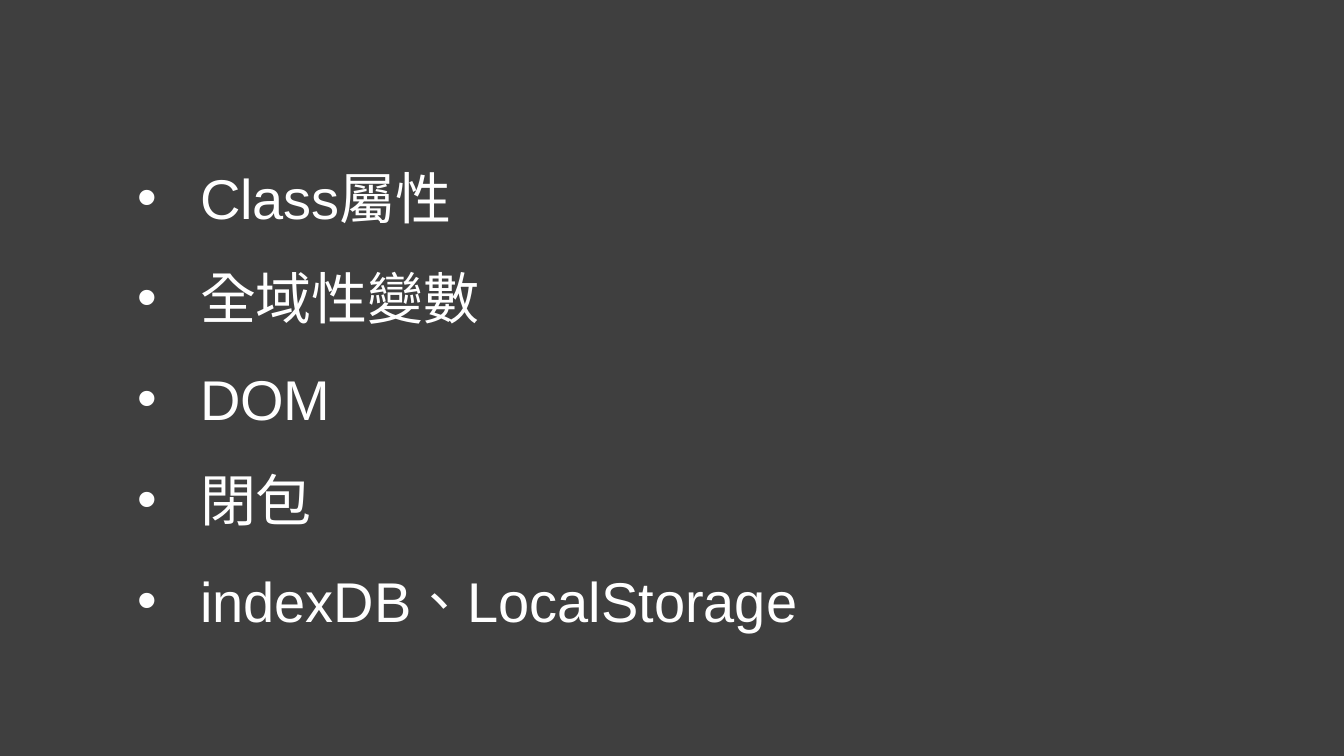
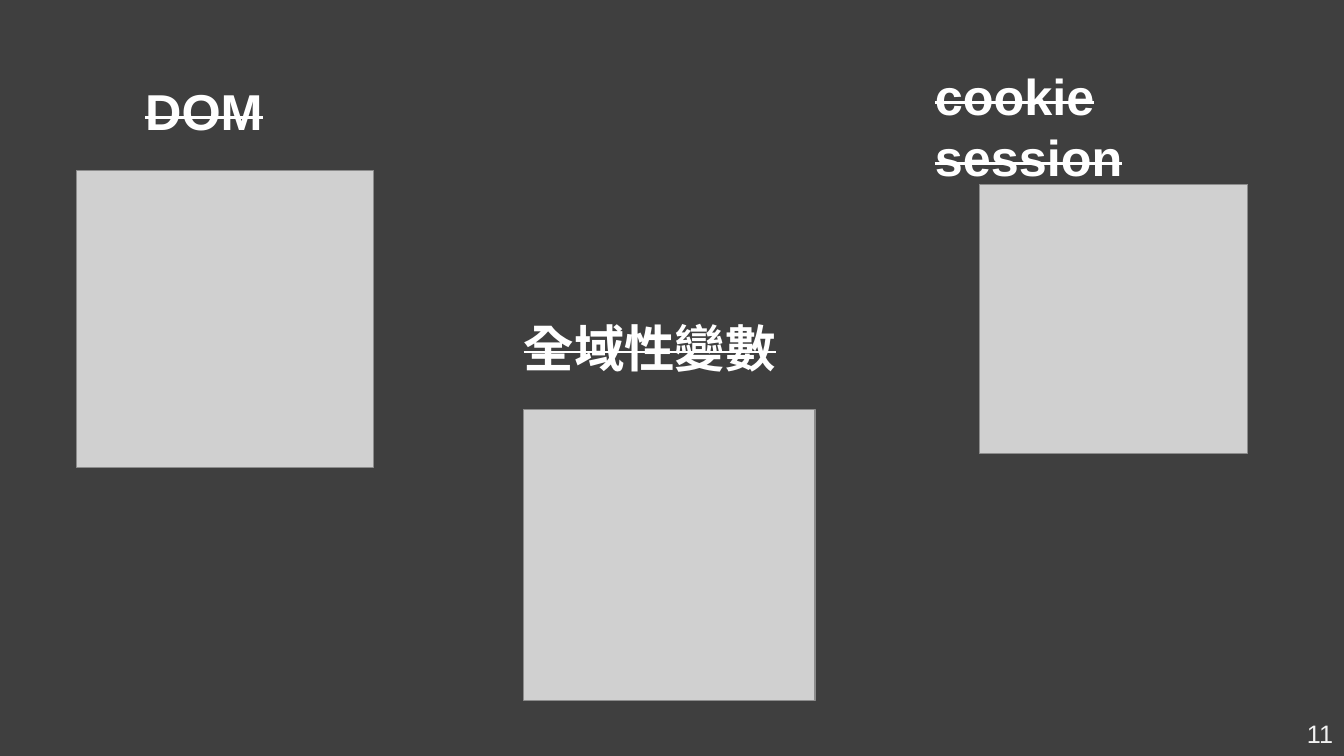
Before and after one commit to Kader-coder/React-Hooks, a slide deck: slide 11 of PPT/React Hooks &.pptx (slide 10 before the commit). Drawn at 1344x756 pixels with LibreOffice and Linux fonts; fonts in the diff are those of the drawing; grey boxes stand for pictures. Boxes give left, top, right and bottom in pixels: in the first picture for what was removed or moved away, otherwise in the second. Text is boxed around its words. In the diff, an @@ line names an element or a change of style, - is before the commit and + after.

```diff
--- a/PPT/React Hooks &.pptx
+++ b/PPT/React Hooks &.pptx
@@ text added at [935,78,1123,186], 36 pt, text #FFFFFF, bold, strikethrough @@
+cookie session
@@ text added at [145,95,263,131], 36 pt, text #FFFFFF, bold, strikethrough @@
+DOM
@@ picture added at [77,170,374,468] @@
@@ text at [200,175,452,224]: paragraph removed @@
-• Class屬性
@@ picture added at [979,185,1248,454] @@
@@ text "全域性變數": place and size @@
-text "全域性變數" at [200,175,797,632]
+text "全域性變數" at [524,324,776,372]
@@ text "全域性變數" at [524,324,776,372]: size 40 to 36 pt, bold on, strikethrough on; bullet • to none @@
@@ text at [200,381,797,632]: paragraphs removed @@
-• DOM
-• 閉包
-• indexDB、LocalStorage
@@ picture added at [524,409,816,701] @@
@@ page number added at [1307,725,1333,743], 18 pt, text #F2F2F2 @@
+11
```
Also in this commit, not shown: 13 other slides changed, 9 slides added, 4 slides removed, 3 other files.
